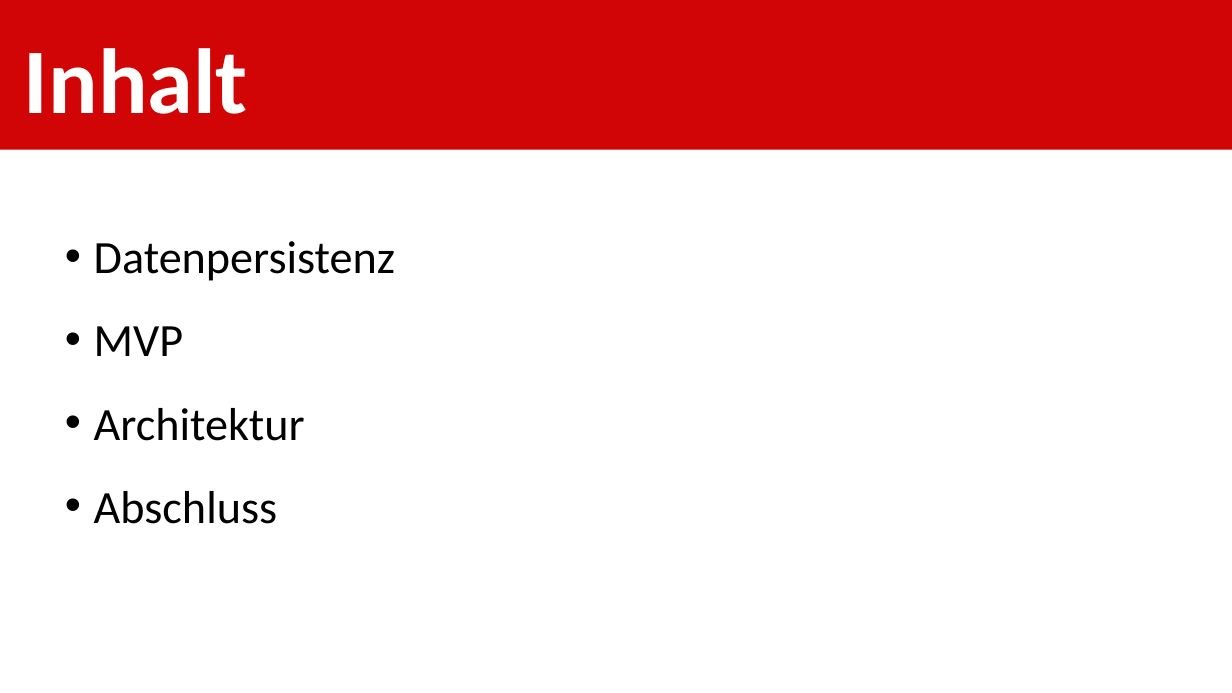
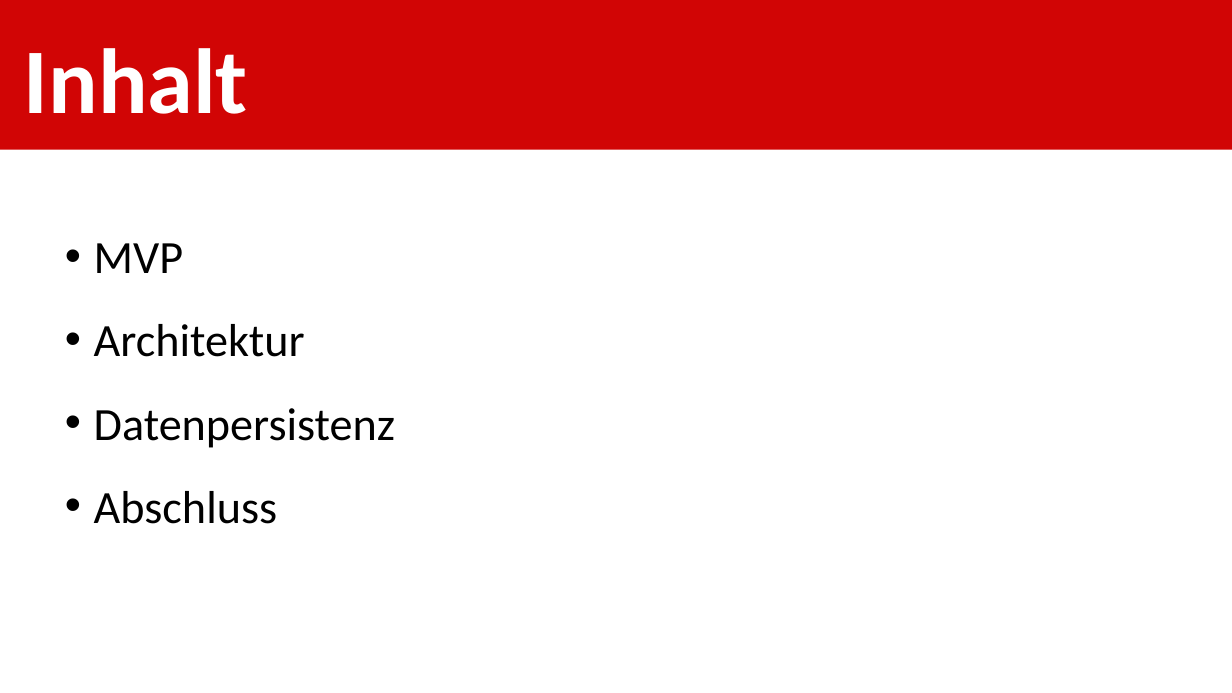
Before and after one commit to shylux/ch.bfh.bti7081.s2015.rot, a slide deck: slide 2 of doc/task09/Softwarearchitektur.pptx. Drawn at 1232x693 pixels with LibreOffice and Linux fonts; fonts in the diff are those of the drawing. Boxes give left, top, right and bottom in pixels: in the first picture for what was removed or moved away, otherwise in the second. Text is boxed around its words. In the diff, an @@ line names an element or a change of style, - is before the commit and + after.

```diff
--- a/doc/task09/Softwarearchitektur.pptx
+++ b/doc/task09/Softwarearchitektur.pptx
@@ text at [94,241,395,281]: paragraph removed @@
-• Datenpersistenz
@@ text at [94,408,395,448]: paragraph added @@
+• Datenpersistenz
```
Also in this commit, not shown: 1 slide added, 1 slide removed, 1 other file.
